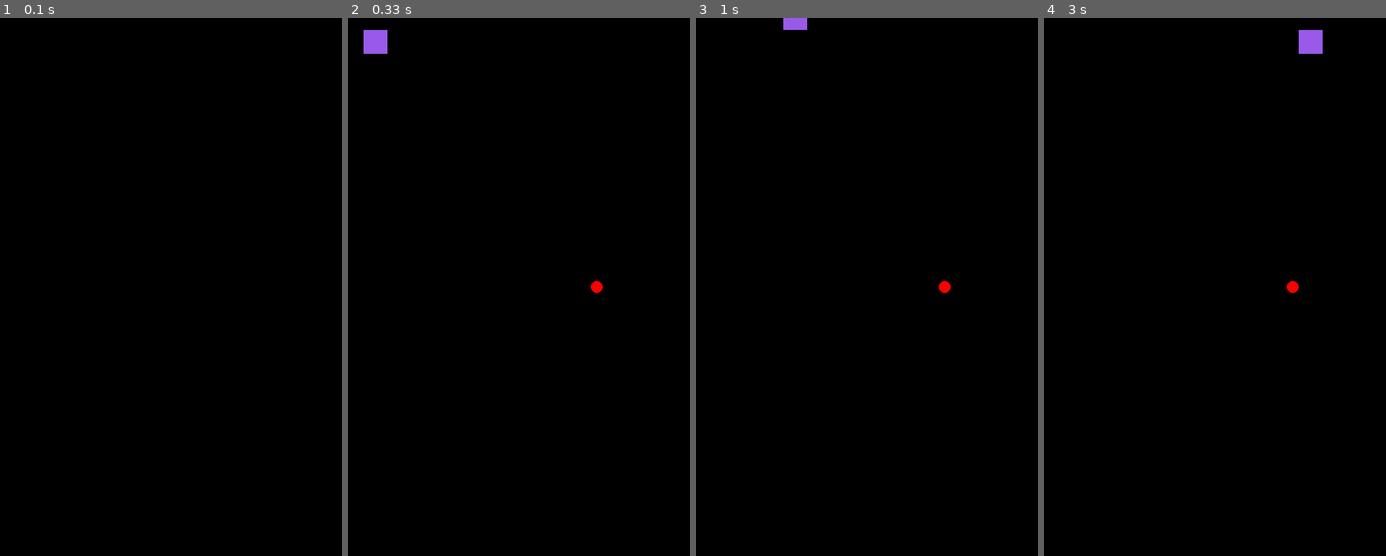
Above: before the commit, frames 1-4 (left to right).
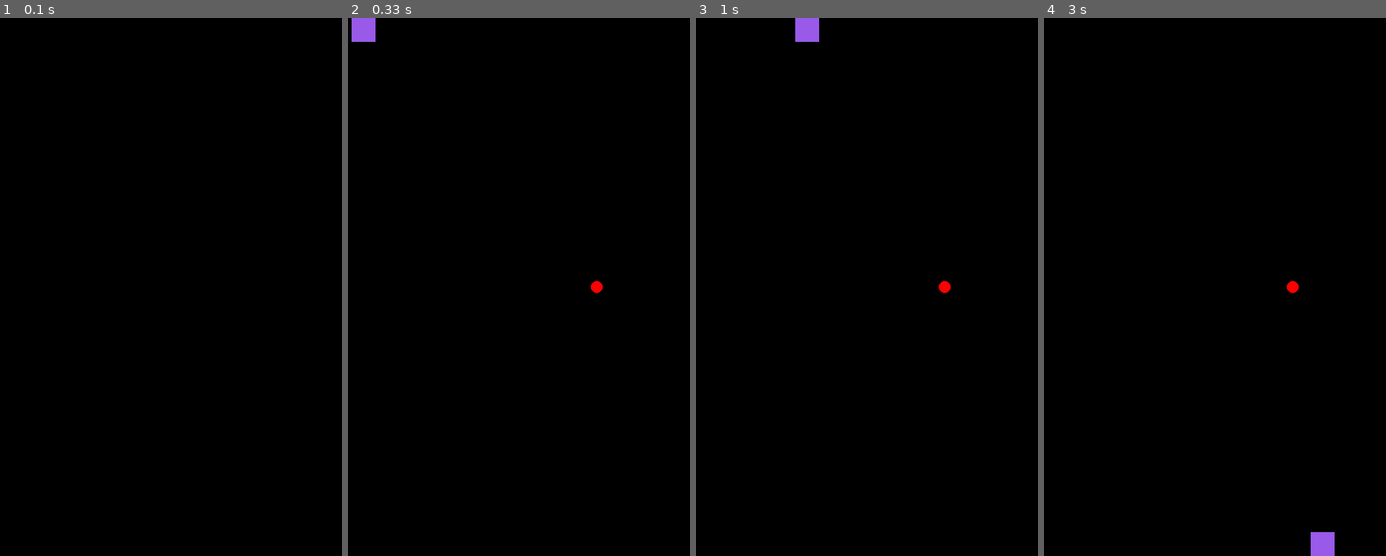
Above: after the commit, the same moments.

Repository: IlVesAr/Snake_Pygame
Game: pygame game, started from snake.py
Two runs of this game, one before a commit and one after it. Both use one fixed random seed, a clock stepped at 60 frames per second and the inputs below.
Inputs:
- Up to frame 1 (0.1 s): no input
- Up to frame 2 (0.33 s): no input
- Up to frame 3 (1 s): hold Up from 0.83 s (still down)
- Up to frame 4 (3 s): release Up at 1.3 s; hold Right 1.33-1.8 s; hold Down 2.4-2.85 s; hold Left from 2.88 s (still down)

Frame 1 is identical in both runs. In frame 2, 0.5% of the frame differs, in the area x 1-12%, y 0-7%; in frame 3, 0.3%; in frame 4, 0.6%, in the area x 74-85%, y 2-100%.

Commit message:
now it is more playable

Diff:
--- a/snake.py
+++ b/snake.py
@@ -4,7 +4,7 @@
 
 width, height = 900, 900
 
-snake = [pg_plus.Kvadrat(20, 20, 40, 40, 0, 40, pg_plus.color.purple)]
+snake = [pg_plus.Kvadrat(0, 0, 40, 40, 0, 40, pg_plus.color.purple)]
 apple = pg_plus.Krag(450, 450, 10, 0, 0, pg_plus.color.red)
 posoki = ["right"]
 
@@ -12,14 +12,22 @@
 
 izqdena = True
 
+
 def Move():
     global posoki
     global snake
 
-
-
     x = 0
     while x < len(posoki):
+        if snake[x].x > width:
+            snake[x].x = 0
+        if snake[x].y > height:
+            snake[x].y = 0
+        if snake[x].x < 0:
+            snake[x].x = width - 40
+        if snake[x].y < 0:
+            snake[x].y = height - 40
+
         if posoki[x] == "left":
             snake[x].x -= snake[x].vel
         if posoki[x] == "right":
@@ -51,10 +59,11 @@
         if event.type == pygame.QUIT:
             run = False
 
+    Move()
 
     if snake[0].x <= apple.x <= (snake[0].x + snake[0].w) and snake[0].y <= apple.y <= (snake[0].y + snake[0].h):
-        apple.x = (random.randrange(40, width) // 40) * 40
-        apple.y = (random.randrange(40, width) // 40) * 40
+        apple.x = (random.randrange(40, width) // 40) * 40 - 20
+        apple.y = (random.randrange(40, width) // 40) * 40 - 20
         if posoki[len(posoki) - 1] == "left":
             snake.append(pg_plus.Kvadrat((snake[len(snake) - 1].x + snake[0].w), snake[len(snake) - 1].y, snake[0].w, snake[0].h, snake[0].width, snake[0].vel, snake[0].color))
         if posoki[len(posoki) - 1] == "right":
@@ -88,7 +97,6 @@
             run = False
         m += 1
 
-    Move()
     DrAw(win)
 
 pygame.quit()
